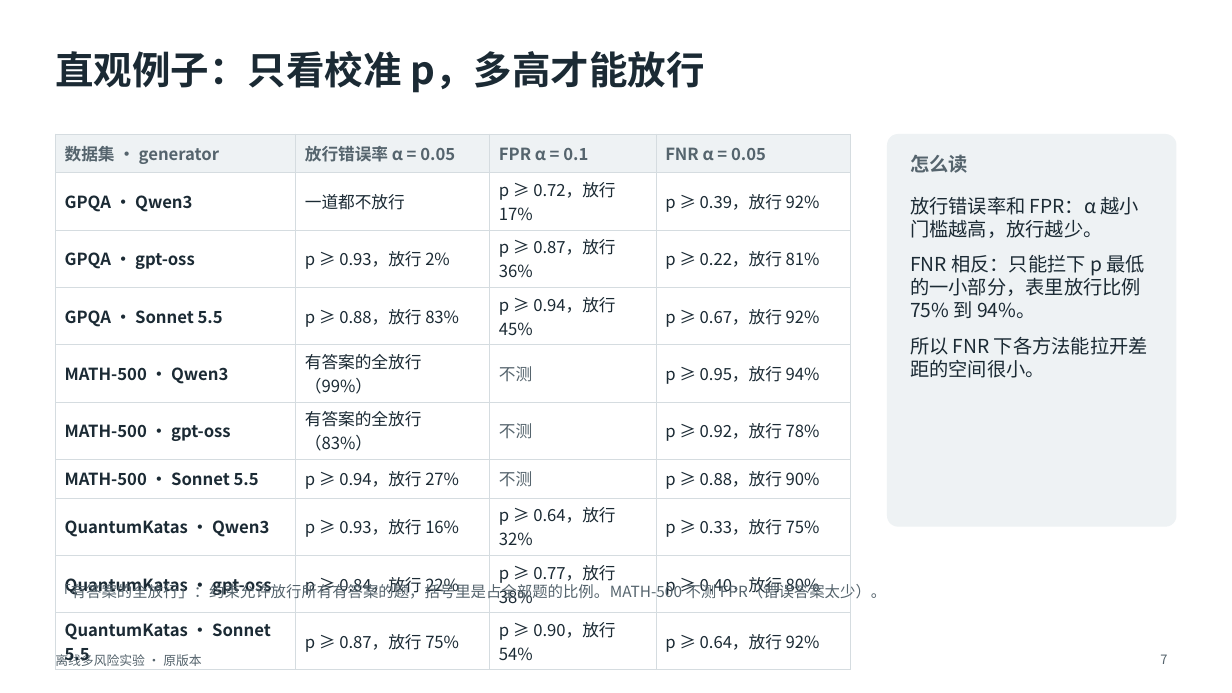
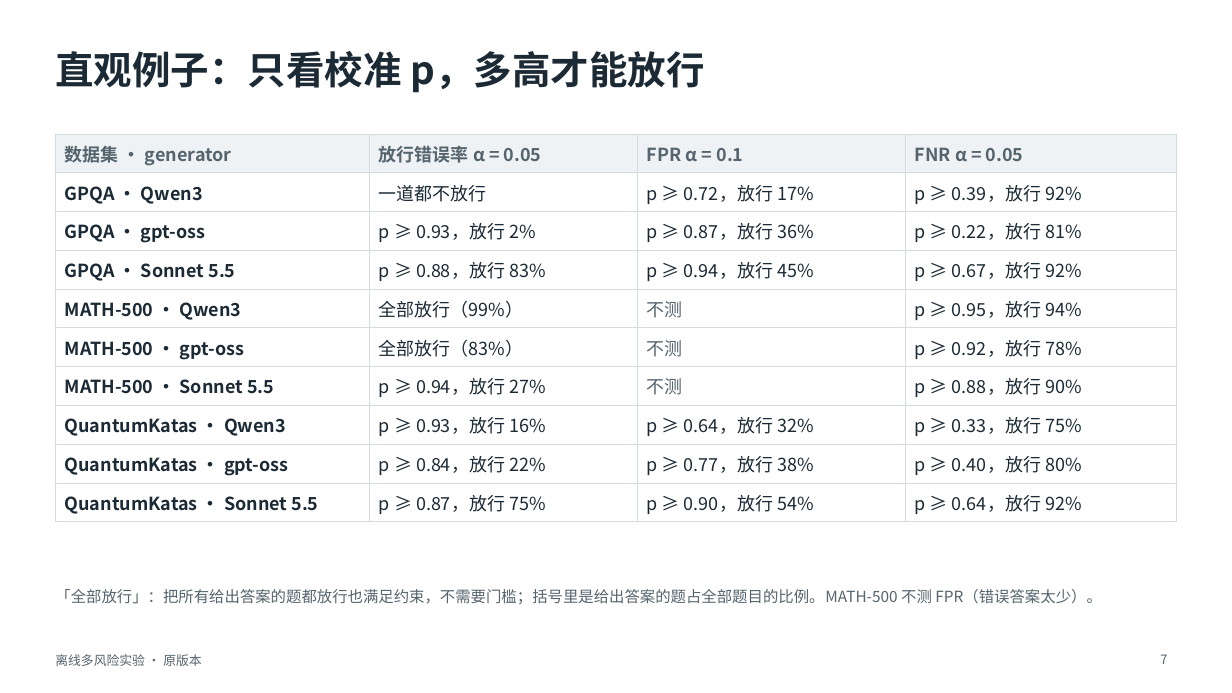
Before and after one commit to toz015/verification_generation_experiment, a slide deck: slide 7 of reports/offline_multirisk_20261116_calibrated/deck/离线多风险实验_原版本.pptx. Drawn at 1232x693 pixels with LibreOffice and Linux fonts; fonts in the diff are those of the drawing. Boxes give left, top, right and bottom in pixels: in the first picture for what was removed or moved away, otherwise in the second. Text is boxed around its words. In the diff, an @@ line names an element or a change of style, - is before the commit and + after.

```diff
--- a/reports/offline_multirisk_20261116_calibrated/deck/离线多风险实验_原版本.pptx
+++ b/reports/offline_multirisk_20261116_calibrated/deck/离线多风险实验_原版本.pptx
@@ table at <box>55,134,1177,518</box> @@
-row 5, column 2: 有答案的全放行（99%）
+row 5, column 2: 全部放行（99%）
-row 6, column 2: 有答案的全放行（83%）
+row 6, column 2: 全部放行（83%）
@@ size 13 to 14 pt @@
@@ table: place and size @@
-table at <box>55,134,850,669</box>
+table at <box>55,134,1177,518</box>
@@ rounded rectangle removed at <box>887,134,1177,527</box> @@
@@ text removed at <box>910,154,968,173</box> @@
-怎么读
@@ text removed at <box>910,197,1148,378</box> @@
-放行错误率和 FPR：α 越小门槛越高，放行越少。
-FNR 相反：只能拦下 p 最低的一小部分，表里放行比例 75% 到 94%。
-所以 FNR 下各方法能拉开差距的空间很小。
@@ text at <box>55,589,1101,605</box>: text changed @@
-「有答案的全放行」：约束允许放行所有有答案的题，括号里是占全部题的比例。MATH-500 不测 FPR（错误答案太少）。
+「全部放行」：把所有给出答案的题都放行也满足约束，不需要门槛；括号里是给出答案的题占全部题目的比例。MATH-500 不测 FPR（错误答案太少）。
```
Also in this commit, not shown: 5 other files.
